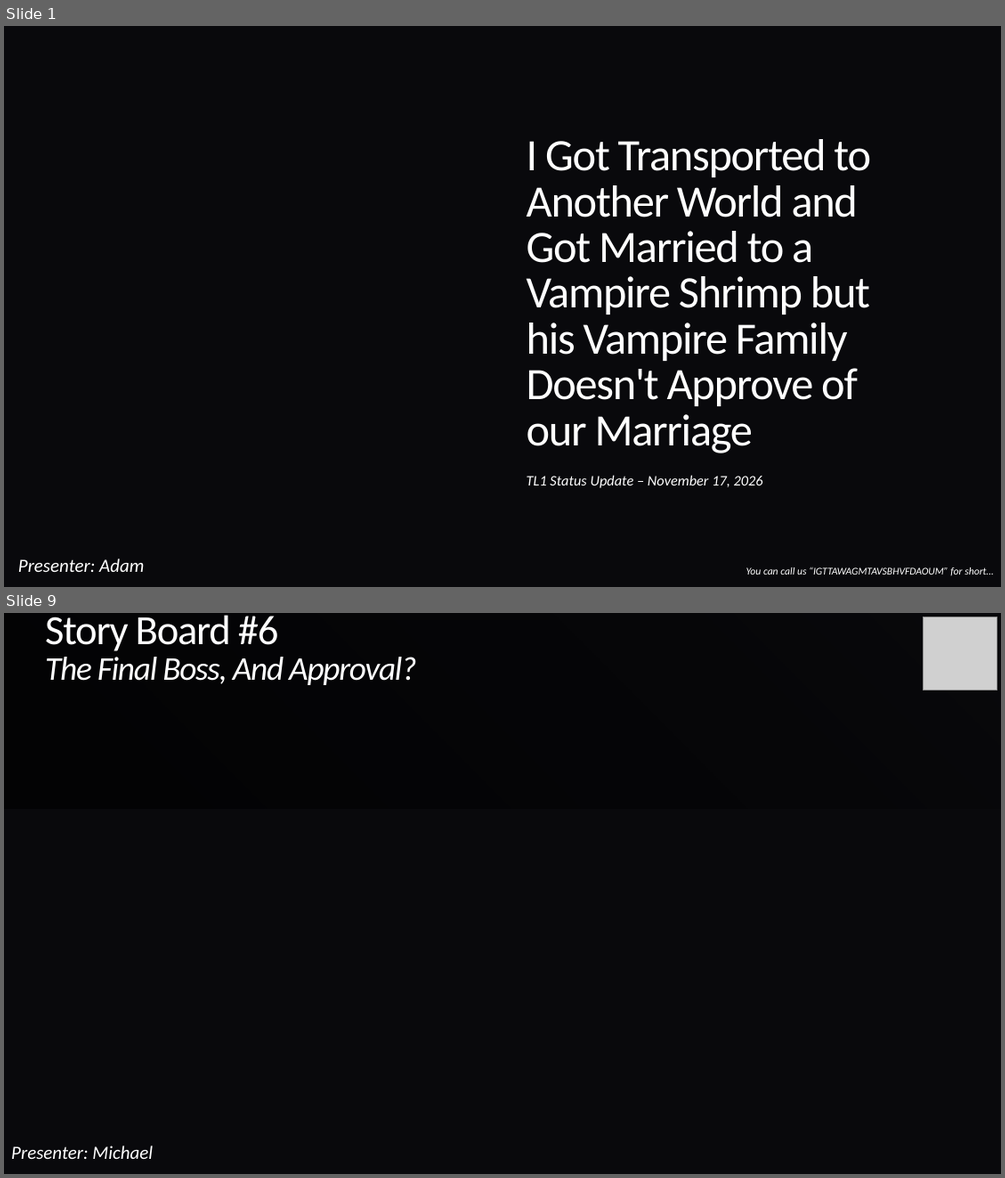
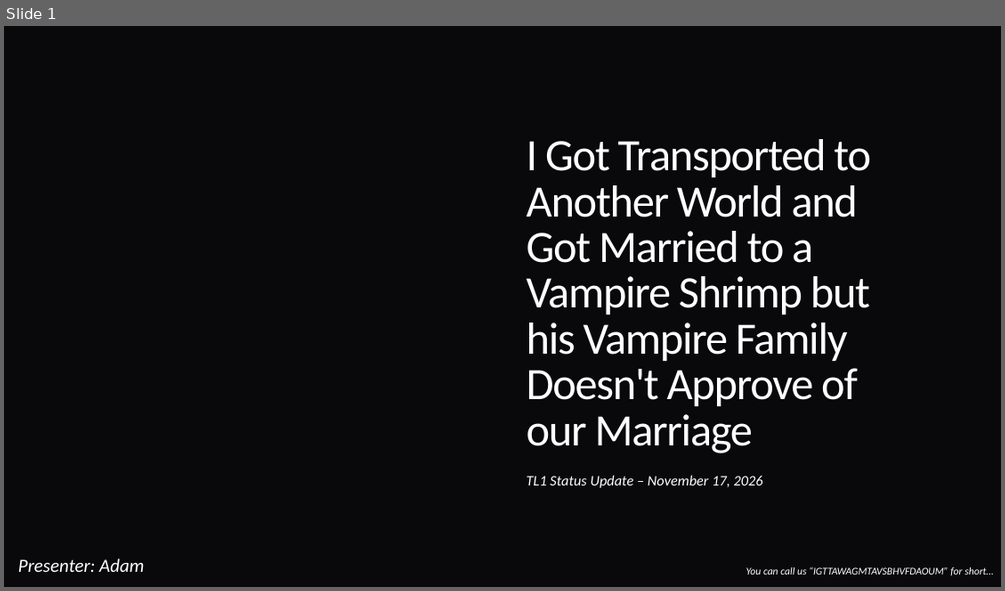
Before and after one commit to programDraconic/IGTTAWAGMTAVSBHVFDAOUM, a slide deck: docs/presentations/TL1-SA/C3383 TL1 STATUS UPDATE 20261117.pptx. Shown one above the other, each under a label of ours: slides 1 and 9 before the commit, slide 1 after it; the slides between them are not shown. The pictures are 1005x1178 and 1005x591 pixels, drawn with LibreOffice and Linux fonts; fonts in the diff are those of the drawing; grey boxes stand for pictures; background and template pictures are left out. Boxes give left, top, right and bottom in pixels: in the first picture for what was removed or moved away, otherwise in the second. Text is boxed around its words. In the diff, an @@ line names an element or a change of style, - is before the commit and + after.

```diff
--- a/docs/presentations/TL1-SA/C3383 TL1 STATUS UPDATE 20261117.pptx
+++ b/docs/presentations/TL1-SA/C3383 TL1 STATUS UPDATE 20261117.pptx
@@ slide 9 removed at [4,613,1001,1174], background picture (left out) @@
@@ title removed at [4,613,1001,809] @@
-Story Board #6
-The Final Boss, And Approval?
@@ picture removed at [923,617,996,690] @@
@@ text removed at [11,1145,153,1159] @@
-Presenter: Michael
```
Also in this commit, not shown: 2 slides changed, 14 slides added, 36 other slides removed, 2 other files.
